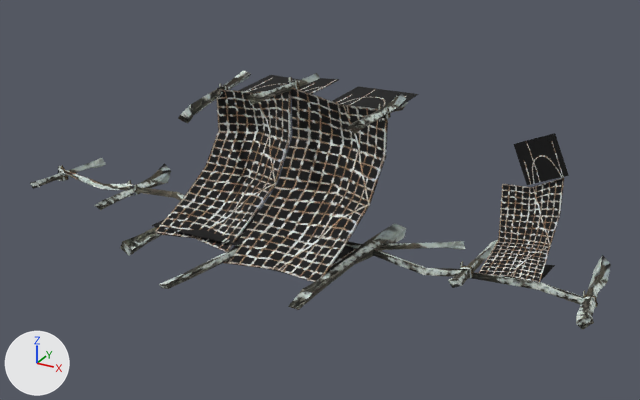
The OBJ model sceneobjs/zhanchang_fuben_192/building/zhanchang_fuben_192_building_yc_yw04.obj: old version first, new version second.
Rendered twice from a camera (50 mm lens) standing at (400.0, -691.0, 293.0) and looking at (68.0, -87.0, -9.0). The axes (+X, +Y, +Z) are drawn at lower left. The lights are the same throughout. Where no turn or scale is listed for an object, it has been applied to the vertices. Vertices at the same position are counted once.

Script lines for the objects in view, before the commit:
```python
me_zhanchang_fuben_192_building_yc_yw04 = bpy.data.meshes.new('zhanchang_fuben_192_building_yc_yw04')
me_zhanchang_fuben_192_building_yc_yw04.from_pydata(...)  # 452 vertices, 550 faces; spans x -266.0..307.0, y -233.0..18.0, z -72.0..81.0
# faces by material slot: [88, 26, 436]
me_zhanchang_fuben_192_building_yc_yw04.materials.append(mat_material_2)  # picture img_zhanchang_fuben_192_building_yc_yw04_png
me_zhanchang_fuben_192_building_yc_yw04.materials.append(mat_material_3)  # picture img_zhanchang_fuben_192_building_yc_yw04_a_png
me_zhanchang_fuben_192_building_yc_yw04.materials.append(mat_material_1)  # picture img_beioujiweijing22_common_muchuan_01_png
ob_zhanchang_fuben_192_building_yc_yw04 = bpy.data.objects.new('zhanchang_fuben_192_building_yc_yw04', me_zhanchang_fuben_192_building_yc_yw04)
ob_zhanchang_fuben_192_building_yc_yw04.location = (0.0, 0.0, 0.0)
```
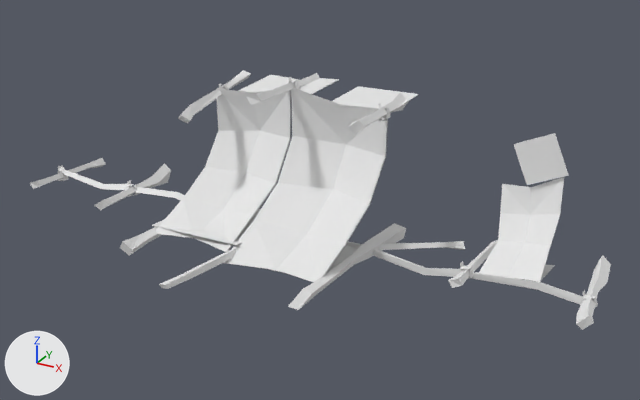
What differs and where, as boxes (x1, y1, x2, y2) in the pictures (640 x 400 px):
part 1 of me_zhanchang_fuben_192_building_yc_yw04, recoloured (grey to white): (156, 88, 564, 282) in both
part 2 of me_zhanchang_fuben_192_building_yc_yw04, recoloured (black to white): (152, 75, 569, 280) in both
part 3 of me_zhanchang_fuben_192_building_yc_yw04, recoloured: (30, 70, 611, 330) in both

What changed in the scene script:
```text
Add mat_material_2_1:
    mat_material_2_1 = principled_material('material_2')
    mat_material_2_1.base_color = (0.8, 0.8, 0.8)  # white #e7e7e7
    mat_material_2_1.roughness = 1.0
Add mat_material_3_1:
    mat_material_3_1 = principled_material('material_3')
    mat_material_3_1.base_color = (0.8, 0.8, 0.8)  # white #e7e7e7
    mat_material_3_1.roughness = 1.0
Add mat_material_1_1:
    mat_material_1_1 = principled_material('material_1')
    mat_material_1_1.base_color = (0.8, 0.8, 0.8)  # white #e7e7e7
    mat_material_1_1.roughness = 1.0
Change me_zhanchang_fuben_192_building_yc_yw04:
    where me_zhanchang_fuben_192_building_yc_yw04.from_pydata(...)  # 452 vertices, 550 faces; spans x -266.0..307.0, y -233.0..18.0, z -72.0..81.0
    used by ob_zhanchang_fuben_192_building_yc_yw04; location = (0.0, 0.0, 0.0)
    me_zhanchang_fuben_192_building_yc_yw04 part 1: all 88 faces that had it switch from mat_material_2 (picture img_zhanchang_fuben_192_building_yc_yw04_png) to mat_material_2_1 (white #e7e7e7)
    me_zhanchang_fuben_192_building_yc_yw04 part 2: all 26 faces that had it switch from mat_material_3 (picture img_zhanchang_fuben_192_building_yc_yw04_a_png) to mat_material_3_1 (white #e7e7e7)
    me_zhanchang_fuben_192_building_yc_yw04 part 3: all 436 faces that had it switch from mat_material_1 (picture img_beioujiweijing22_common_muchuan_01_png) to mat_material_1_1 (white #e7e7e7)
```
